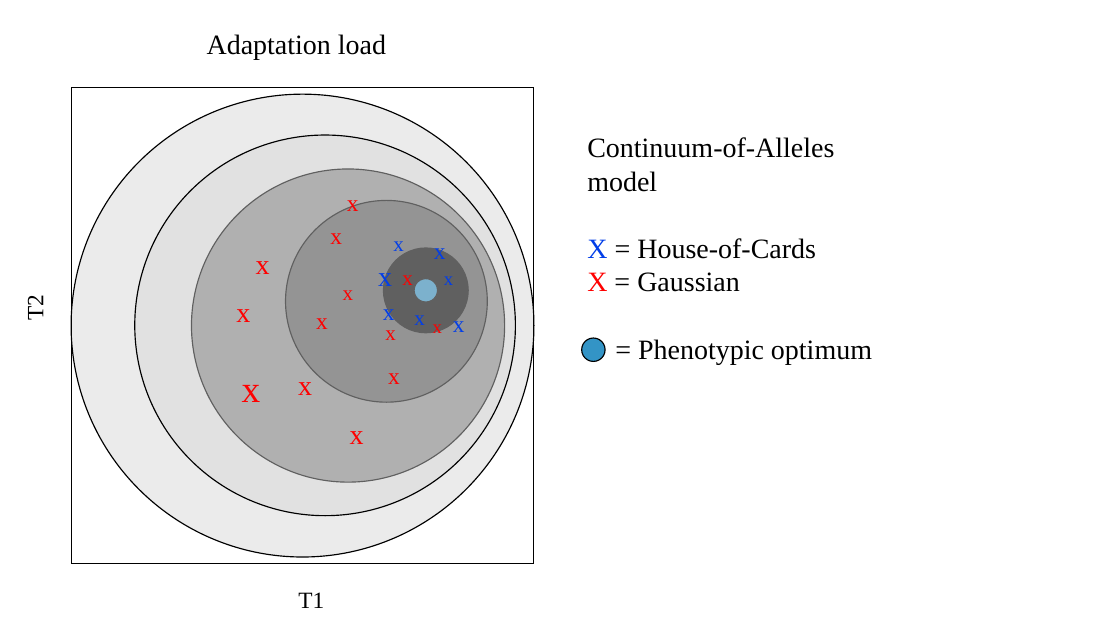
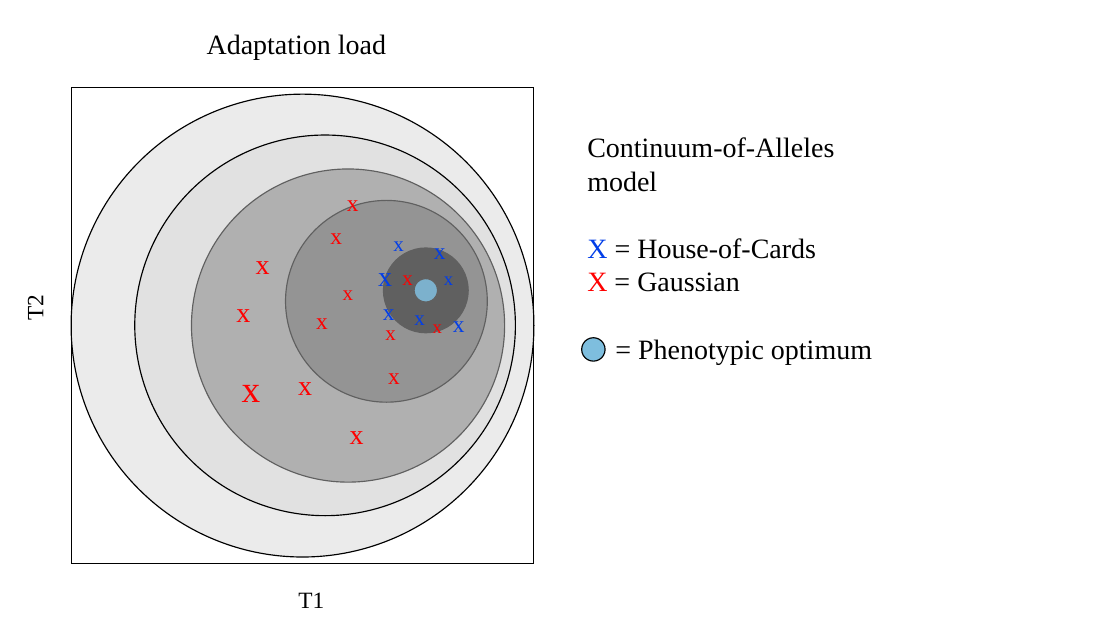
Before and after one commit to nobrien97/Genetic-Architecture-in-SLiM, a slide deck: slide 1 of Thesis/Figures/main/figure9.pptx. Drawn at 1120x630 pixels with LibreOffice and Linux fonts; fonts in the diff are those of the drawing. Boxes give left, top, right and bottom in pixels: in the first picture for what was removed or moved away, otherwise in the second. Text is boxed around its words. In the diff, an @@ line names an element or a change of style, - is before the commit and + after.

```diff
--- a/Thesis/Figures/main/figure9.pptx
+++ b/Thesis/Figures/main/figure9.pptx
@@ ellipse at bbox=[582, 338, 606, 361]: fill #3394C6 to #7EBEDE @@
```
Also in this commit, not shown: 5 other files.
